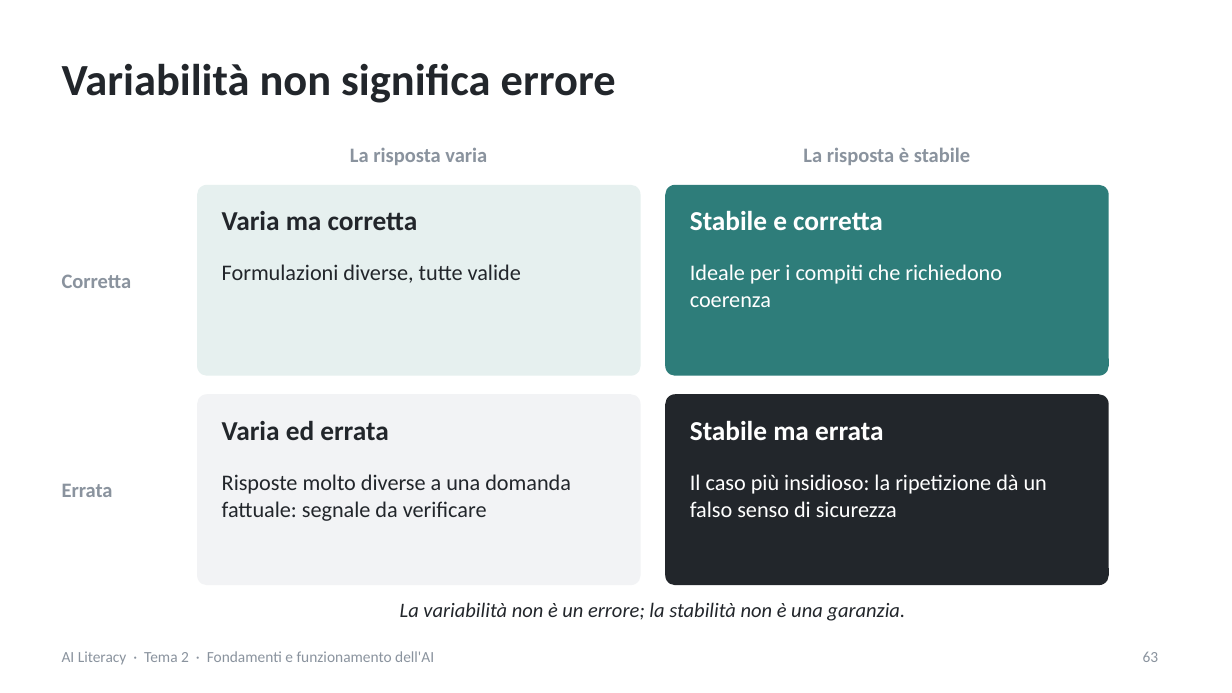
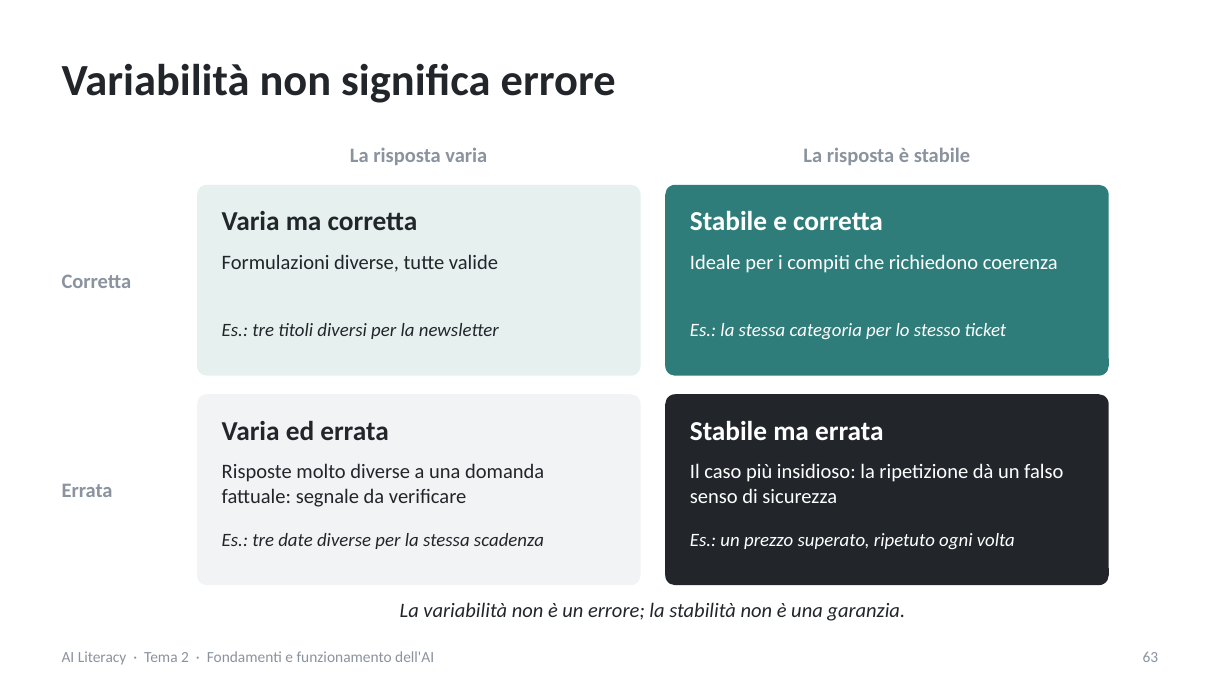
Before and after one commit to NetAi-IT/Formazione-AI-Literacy-Official, a slide deck: slide 63 of Base/Tema2_Fondamenti_e_funzionamento_AI.pptx. Drawn at 1232x693 pixels with LibreOffice and Linux fonts; fonts in the diff are those of the drawing. Boxes give left, top, right and bottom in pixels: in the first picture for what was removed or moved away, otherwise in the second. Text is boxed around its words. In the diff, an @@ line names an element or a change of style, - is before the commit and + after.

```diff
--- a/Base/Tema2_Fondamenti_e_funzionamento_AI.pptx
+++ b/Base/Tema2_Fondamenti_e_funzionamento_AI.pptx
@@ text "Formulazioni diverse, tutte valide": place and size @@
-text "Formulazioni diverse, tutte valide" at (222,264,521,283)
+text "Formulazioni diverse, tutte valide" at (222,254,498,272)
@@ size 13 to 12 pt in 4 elements at (222,463,544,507), (690,463,1063,503), (222,254,498,272), (690,254,1058,273) @@
@@ text "Ideale per i compiti che ...": place and size @@
-text "Ideale per i compiti che ..." at (690,264,1002,307)
+text "Ideale per i compiti che ..." at (690,254,1058,273)
@@ text added at (222,323,499,339), 11 pt, text #22262B, italic @@
+Es.: tre titoli diversi per la newsletter
@@ text added at (690,323,1006,339), 11 pt, text #FFFFFF, italic @@
+Es.: la stessa categoria per lo stesso ticket
@@ text "Risposte molto diverse a una ...": place and size @@
-text "Risposte molto diverse a una ..." at (222,474,571,521)
+text "Risposte molto diverse a una ..." at (222,463,544,507)
@@ text "Il caso più insidioso: la ...": place and size @@
-text "Il caso più insidioso: la ..." at (690,474,1047,517)
+text "Il caso più insidioso: la ..." at (690,463,1063,503)
@@ text added at (222,533,544,549), 11 pt, text #22262B, italic @@
+Es.: tre date diverse per la stessa scadenza
@@ text added at (690,533,1015,549), 11 pt, text #FFFFFF, italic @@
+Es.: un prezzo superato, ripetuto ogni volta
```
Also in this commit, not shown: 7 other slides changed, 12 other files.
